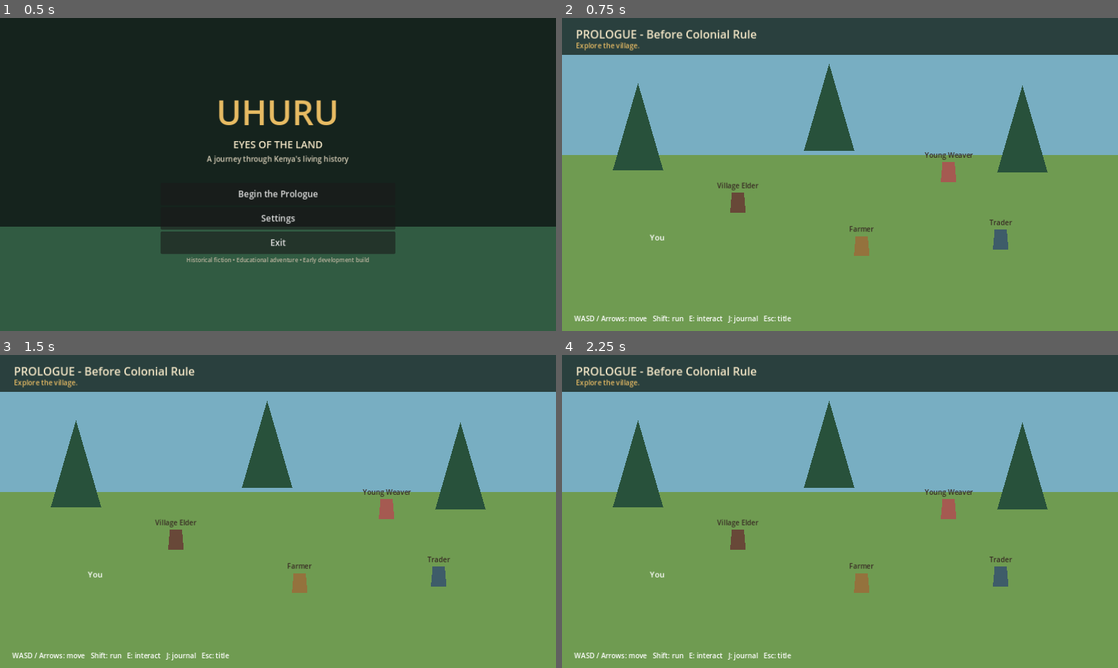
Above: before the commit, frames 1-4 (two rows, left to right).
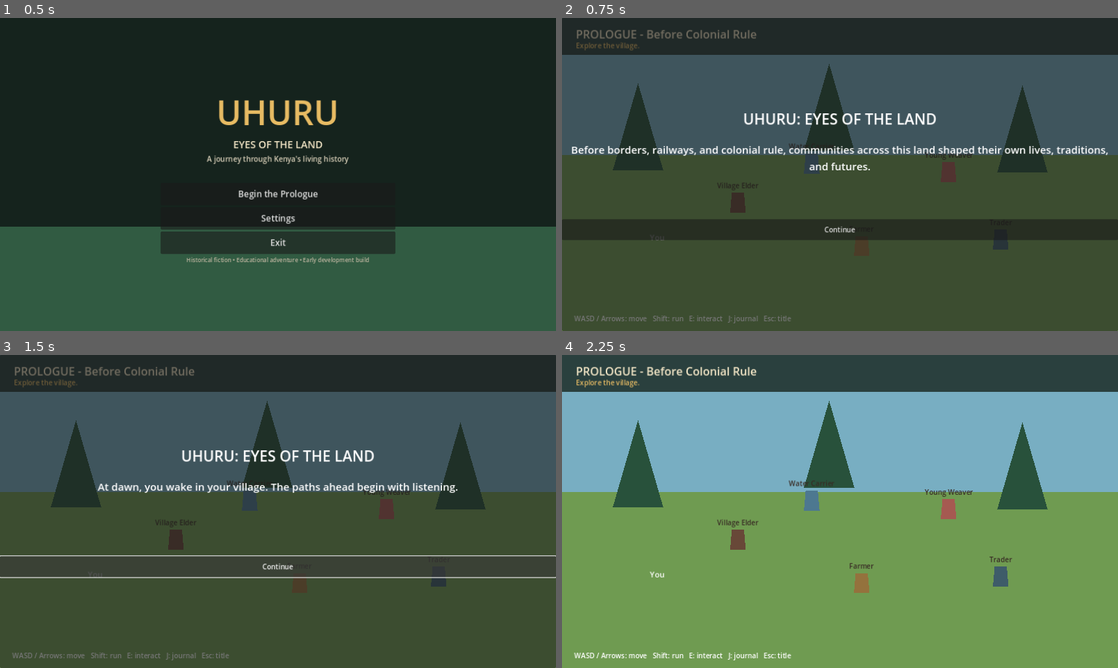
Above: after the commit, the same moments.

Repository: Ivula-Technologies/Uhuru
Game: Godot game, scene res://scenes/menus/TitleScreen.tscn
Two runs of this game, one before a commit and one after it. Both use one fixed random seed, a clock stepped at 60 frames per second and the inputs below.
Inputs (mouse positions are in pixels of both pictures, inside the frame that each line leads up to):
- Up to frame 1 (0.5 s): no input
- Up to frame 2 (0.75 s): click "Begin the Prologue" at 0.5 s
- Up to frame 3 (1.5 s): click (278, 567) at 1.25 s, where only the run after the commit has a clickable "Continue"
- Up to frame 4 (2.25 s): click (840, 567) at 2 s, where only the run after the commit has a clickable "Continue"

Frame 1 is identical in both runs. In frame 2, 89% of the frame differs, in the area x 0-100%, y 3-100%; in frame 3, 89%; in frame 4, 0.2%.

Commit message:
Add Prologue cutscene and community quest

Diff:
--- a/data/npcs/prologue.json
+++ b/data/npcs/prologue.json
@@ -43,6 +43,17 @@
         "choices": [{"id": "ask_to_learn", "text": "Will you show me?"}, {"id": "praise_craft", "text": "Your work is beautiful."}]
       },
       "journal_entry": "Knowledge and Craft: Practical knowledge is passed between generations through observation, practice, and community teaching."
+    },
+    {
+      "id": "water_carrier",
+      "display_name": "Water Carrier",
+      "position": [575, 330],
+      "color": "4d7890",
+      "dialogue": {
+        "text": "Water shapes the rhythm of a day. We protect the places that sustain us, and we learn which paths are safe in every season.",
+        "choices": [{"id": "ask_about_water", "text": "How do you care for the water?"}, {"id": "offer_help", "text": "May I help carry it?"}]
+      },
+      "journal_entry": "Water and Place: Access to water, seasonal knowledge, and careful stewardship were central to everyday life across many communities."
     }
   ]
 }
--- a/data/quests/prologue.json
+++ b/data/quests/prologue.json
@@ -6,6 +6,14 @@
       "historical_context": "Kenyan societies had diverse systems of farming, grazing, trade, and local governance before colonial rule.",
       "objectives": ["Speak with the Village Elder."],
       "journal_entry": "Village Elder: Before new borders and railways, communities governed land, trade, and family life through their own traditions."
+    },
+    "prologue_meet_the_village": {
+      "title": "Voices of the Village",
+      "narrative_goal": "Listen to the people whose work, knowledge, and care sustain the community.",
+      "historical_context": "Pre-colonial Kenyan societies were diverse, with community life shaped by farming, craft, exchange, and shared responsibilities.",
+      "objectives": ["Speak with the Farmer.", "Speak with the Trader.", "Speak with the Young Weaver.", "Speak with the Water Carrier."],
+      "required_npcs": ["farmer", "trader", "weaver", "water_carrier"],
+      "journal_entry": "Community Resilience: Daily life depended on many connected forms of work, knowledge, exchange, and mutual care."
     }
   }
 }
--- /dev/null
+++ b/scripts/cutscenes/intro_cutscene.gd
@@ -0,0 +1,53 @@
+class_name IntroCutscene
+extends CanvasLayer
+
+signal finished
+
+var lines: Array = []
+var index := 0
+var text_label: Label
+var panel: PanelContainer
+
+func _ready() -> void:
+	layer = 20
+	panel = PanelContainer.new()
+	panel.set_anchors_and_offsets_preset(Control.PRESET_FULL_RECT)
+	panel.visible = false
+	add_child(panel)
+	var content := VBoxContainer.new()
+	content.alignment = BoxContainer.ALIGNMENT_CENTER
+	content.add_theme_constant_override("separation", 28)
+	panel.add_child(content)
+	var heading := Label.new()
+	heading.text = "UHURU: EYES OF THE LAND"
+	heading.horizontal_alignment = HORIZONTAL_ALIGNMENT_CENTER
+	heading.add_theme_font_size_override("font_size", 34)
+	content.add_child(heading)
+	text_label = Label.new()
+	text_label.horizontal_alignment = HORIZONTAL_ALIGNMENT_CENTER
+	text_label.autowrap_mode = TextServer.AUTOWRAP_WORD_SMART
+	text_label.custom_minimum_size = Vector2(760, 150)
+	text_label.add_theme_font_size_override("font_size", 24)
+	content.add_child(text_label)
+	var continue_button := Button.new()
+	continue_button.text = "Continue"
+	continue_button.custom_minimum_size = Vector2(220, 48)
+	continue_button.pressed.connect(_advance)
+	content.add_child(continue_button)
+
+func show_sequence(sequence: Array) -> void:
+	lines = sequence
+	index = 0
+	panel.visible = true
+	_show_current_line()
+
+func _advance() -> void:
+	index += 1
+	if index >= lines.size():
+		panel.visible = false
+		finished.emit()
+		return
+	_show_current_line()
+
+func _show_current_line() -> void:
+	text_label.text = lines[index]
--- a/scripts/quests/quest_manager.gd
+++ b/scripts/quests/quest_manager.gd
@@ -37,3 +37,18 @@
 	SaveGame.complete_quest(quest_id)
 	SaveGame.add_journal_entry(quest.get("journal_entry", ""))
 	quest_completed.emit(quest_id)
+
+func evaluate_npc_visit(npc_id: String) -> void:
+	SaveGame.mark_npc_visited(npc_id)
+	for quest_id in quests:
+		var quest: Dictionary = quests[quest_id]
+		var required_npcs: Array = quest.get("required_npcs", [])
+		if required_npcs.is_empty() or SaveGame.has_completed_quest(quest_id):
+			continue
+		var all_visited := true
+		for required_npc in required_npcs:
+			if not SaveGame.has_visited_npc(required_npc):
+				all_visited = false
+				break
+		if all_visited:
+			complete_quest(quest_id)
--- a/scripts/save/save_game.gd
+++ b/scripts/save/save_game.gd
@@ -15,6 +15,8 @@
 		"journal": ["You have arrived in the village at dawn."],
 		"completed_quests": [],
 		"choices": {},
+		"visited_npcs": [],
+		"seen_cutscenes": [],
 		"settings": {"music_volume": 75.0, "text_speed": 1.0}
 	}
 
@@ -55,3 +57,23 @@
 	choices[choice_key] = choice_id
 	data["choices"] = choices
 	save_game()
+
+func mark_npc_visited(npc_id: String) -> void:
+	var visited: Array = data.get("visited_npcs", [])
+	if not visited.has(npc_id):
+		visited.append(npc_id)
+		data["visited_npcs"] = visited
+		save_game()
+
+func has_visited_npc(npc_id: String) -> bool:
+	return data.get("visited_npcs", []).has(npc_id)
+
+func has_seen_cutscene(cutscene_id: String) -> bool:
+	return data.get("seen_cutscenes", []).has(cutscene_id)
+
+func mark_cutscene_seen(cutscene_id: String) -> void:
+	var seen: Array = data.get("seen_cutscenes", [])
+	if not seen.has(cutscene_id):
+		seen.append(cutscene_id)
+		data["seen_cutscenes"] = seen
+		save_game()
--- a/scripts/world/prologue_village.gd
+++ b/scripts/world/prologue_village.gd
@@ -10,6 +10,7 @@
 var dialogue_open := false
 var nearby_npc: VillageNPC
 var speaking_npc_id := ""
+var intro_cutscene: IntroCutscene
 
 func _ready() -> void:
 	_build_environment()
@@ -18,7 +19,14 @@
 	_spawn_villagers()
 	_build_hud()
 	_build_dialogue()
+	_build_intro_cutscene()
 	QuestManager.quest_completed.connect(_on_quest_completed)
+	if not SaveGame.has_seen_cutscene("prologue_arrival"):
+		player.movement_enabled = false
+		intro_cutscene.show_sequence([
+			"Before borders, railways, and colonial rule, communities across this land shaped their own lives, traditions, and futures.",
+			"At dawn, you wake in your village. The paths ahead begin with listening."
+		])
 
 func _build_environment() -> void:
 	var sky := ColorRect.new()
@@ -123,6 +131,11 @@
 	dialogue.choice_selected.connect(_on_dialogue_choice_selected)
 	add_child(dialogue)
 
+func _build_intro_cutscene() -> void:
+	intro_cutscene = IntroCutscene.new()
+	intro_cutscene.finished.connect(_on_intro_cutscene_finished)
+	add_child(intro_cutscene)
+
 func _process(_delta: float) -> void:
 	nearby_npc = _get_nearby_npc()
 	prompt.text = "[E] Speak with " + nearby_npc.profile.get("display_name", "villager") if nearby_npc else "Explore the village."
@@ -151,6 +164,7 @@
 	var line: Dictionary = npc.profile.get("dialogue", {})
 	dialogue.show_line(npc.profile.get("display_name", "Villager"), line.get("text", ""), line.get("choices", []), Color(npc.profile.get("color", "684838")))
 	var quest_id: String = npc.profile.get("quest_id", "")
+	QuestManager.evaluate_npc_visit(npc.npc_id)
 	if not quest_id.is_empty():
 		QuestManager.complete_quest(quest_id)
 	var journal_entry: String = npc.profile.get("journal_entry", "")
@@ -167,6 +181,10 @@
 	if not speaking_npc_id.is_empty():
 		SaveGame.record_choice(speaking_npc_id, choice_id)
 	speaking_npc_id = ""
+
+func _on_intro_cutscene_finished() -> void:
+	SaveGame.mark_cutscene_seen("prologue_arrival")
+	player.movement_enabled = true
 
 func _refresh_journal() -> void:
 	var entries: Array = SaveGame.data.get("journal", [])
Not shown, changed: docs/PROLOGUE_VERTICAL_SLICE.md
